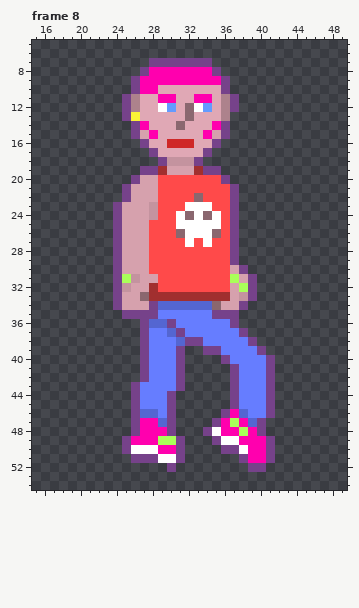
Edited in one commit: pixel-art file (art/characters/ölef_walking_right.aseprite). The picture above was drawn from the file before the commit.
64x64 pixels, 8 frames. Shown: frame 8: x 15..49, y 5..54. The commit also changed other frames, which this record leaves out.
And afterwards:
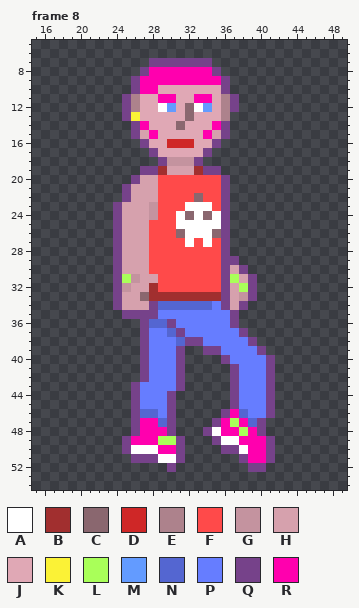
Palette (. is transparent): A #ffffff  B #a12f2f  C #8a676f  D #cf2727  E #ad828c  F #ff4a4a  G #c4939f  H #d6a1ad  J #e0a8b5  K #fbf236  L #a9ff59  M #639bff  N #5466d1  P #667dff  Q #76428a  R #ff00ae
Changes in this commit:
--- frame 8
@@ x 33..39 @@
 20 FFFQ...
-21 FFFFQ..
-22 CFFFQ..
-23 AAFFQ..
-24 ACAFQ..
-25 AAAFQ..
-26 AACFQ..
-27 FAFFQ..
-28 FFFFQ..
-29 FFFFQ..
-30 FFFFHQ.
-31 FFFFLHQ
-32 FFFFHLQ
-33 BBBBHGQ
-34 NNCHHQ.
-35 PPQQQ..
+21 FFFQ...
+22 CFFQ...
+23 AAFQ...
+24 ACAQ...
+25 AAAQ...
+26 AACQ...
+27 FAFQ...
+28 FFFQ...
+29 FFFQQ..
+30 FFFQHQ.
+31 FFFQLHQ
+32 FFFQHLQ
+33 BBBQHGQ
+34 NNPQHQ.
+35 PPPPQ..
 36 PPPPQ..
Boxes around the changes in both pictures, in picture pixels (x1, y1, x2, y2):
changed: (212, 184, 239, 319)
